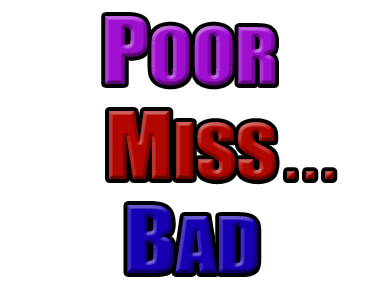
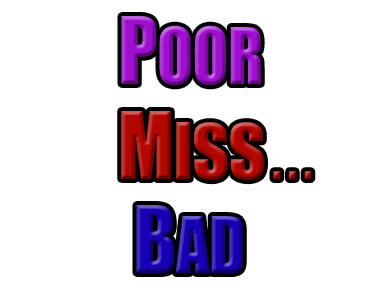
Two versions of the same layered image (384x288). Layer-by-layer changes:
painted on "BAD" over 127, 205, 258, 273
painted on "Miss..." over 109, 111, 334, 181
painted on "POOR" over 105, 16, 275, 86
